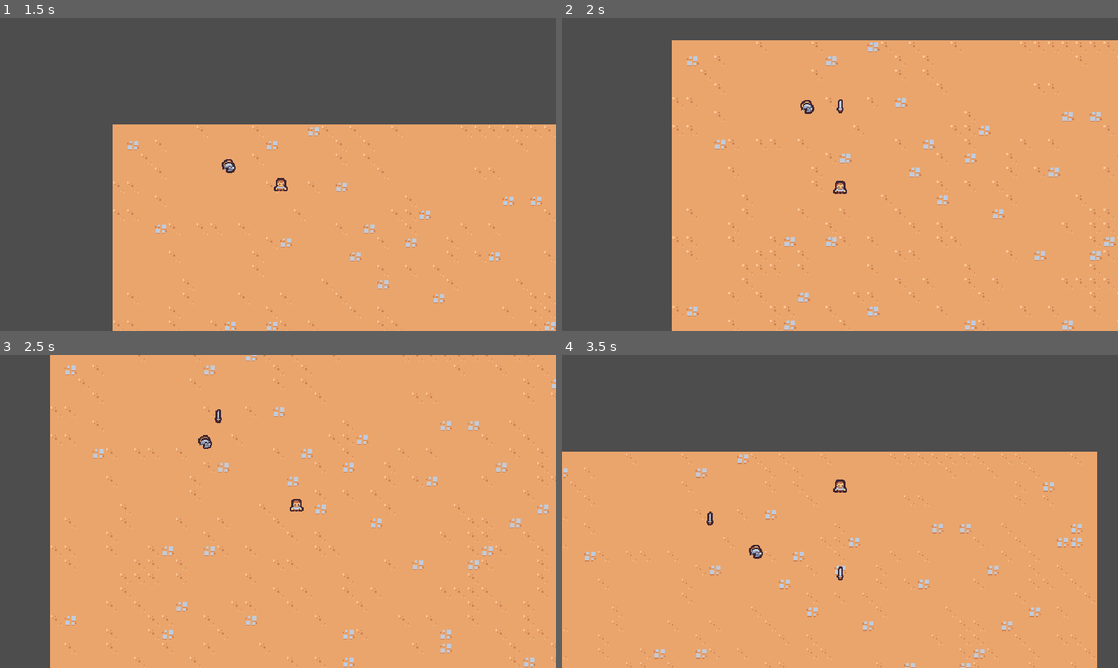
Above: before the commit, frames 1-4 (two rows, left to right).
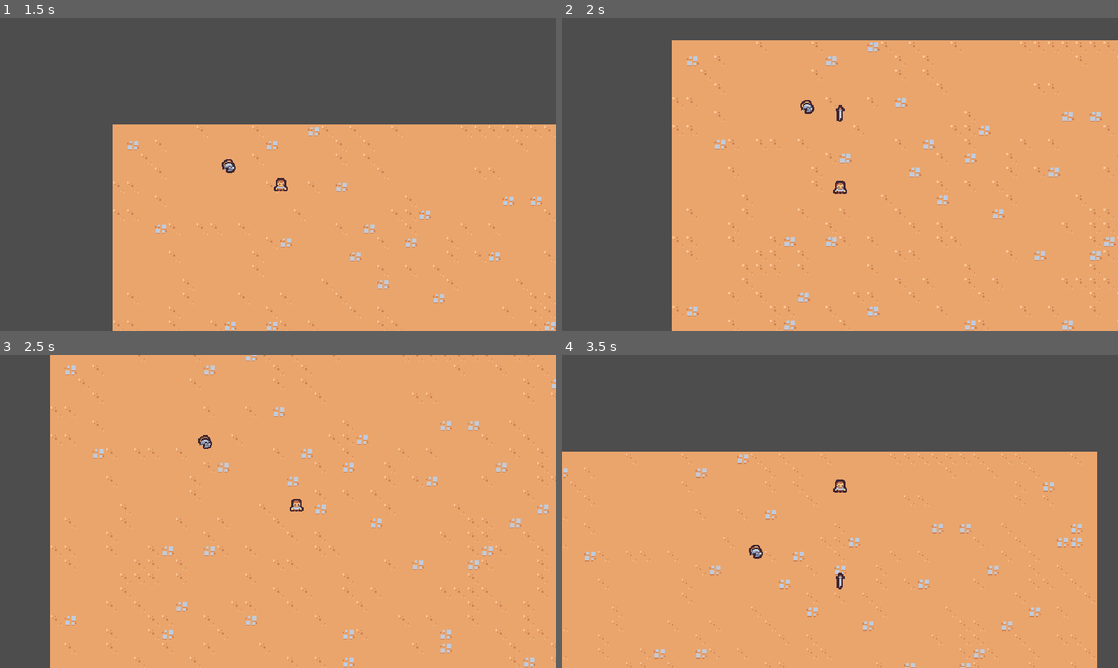
Above: after the commit, the same moments.

Repository: TinyTakinTeller/FirstGodotProject
Game: Godot game, scene res://scenes/main/main.tscn
The game is run twice, just before and just after one commit, with the same random seed, the same clock (stepped at 60 frames per second) and the same inputs.
Inputs:
- Up to frame 1 (1.5 s): hold Right (move_right) 0.53-1.28 s; hold Down (move_down) from 1.28 s (still down)
- Up to frame 2 (2 s): keep holding Down (move_down)
- Up to frame 3 (2.5 s): release Down (move_down) at 2.03 s; hold Right (move_right) from 2.03 s (still down)
- Up to frame 4 (3.5 s): release Right (move_right) at 2.78 s; hold Up (move_up) from 2.78 s (still down)

Frame 1 is identical in both runs. In frame 2, less than 0.1% of the frame differs, in the area x 49-51%, y 26-34%; in frame 3, less than 0.1%; in frame 4, 0.1%, in the area x 26-51%, y 50-75%.

Commit message:
chapter 2.3 | SwordAbility animation

Diff:
--- a/scenes/ability/sword_ability/sword_ability.tscn
+++ b/scenes/ability/sword_ability/sword_ability.tscn
@@ -1,8 +1,90 @@
-[gd_scene load_steps=2 format=3 uid="uid://rd76pobs5q3e"]
+[gd_scene load_steps=5 format=3 uid="uid://rd76pobs5q3e"]
 
 [ext_resource type="Texture2D" uid="uid://dyg87i2ku8ptg" path="res://scenes/ability/sword_ability/tile_0104.png" id="1_06fxa"]
 
+[sub_resource type="Animation" id="Animation_g4exv"]
+resource_name = "swing"
+length = 0.7
+step = 0.05
+tracks/0/type = "value"
+tracks/0/imported = false
+tracks/0/enabled = true
+tracks/0/path = NodePath("Sprite2D:rotation")
+tracks/0/interp = 2
+tracks/0/loop_wrap = true
+tracks/0/keys = {
+"times": PackedFloat32Array(0, 0.2, 0.25, 0.45, 0.7),
+"transitions": PackedFloat32Array(1, 1, 1, 1.68179, 1),
+"update": 0,
+"values": [0.0, -0.174533, 0.0, 3.14159, 0.0]
+}
+tracks/1/type = "value"
+tracks/1/imported = false
+tracks/1/enabled = true
+tracks/1/path = NodePath("Sprite2D:scale")
+tracks/1/interp = 2
+tracks/1/loop_wrap = true
+tracks/1/keys = {
+"times": PackedFloat32Array(0, 0.1, 0.25, 0.4, 0.5, 0.7),
+"transitions": PackedFloat32Array(1, 1, 1, 1, 5.65686, 1),
+"update": 0,
+"values": [Vector2(1, 1), Vector2(1.25, 1.25), Vector2(1, 1), Vector2(2, 2), Vector2(1, 1), Vector2(0, 0)]
+}
+tracks/2/type = "method"
+tracks/2/imported = false
+tracks/2/enabled = true
+tracks/2/path = NodePath(".")
+tracks/2/interp = 1
+tracks/2/loop_wrap = true
+tracks/2/keys = {
+"times": PackedFloat32Array(0.7),
+"transitions": PackedFloat32Array(1),
+"values": [{
+"args": [],
+"method": &"queue_free"
+}]
+}
+
+[sub_resource type="Animation" id="Animation_ldes7"]
+length = 0.001
+tracks/0/type = "value"
+tracks/0/imported = false
+tracks/0/enabled = true
+tracks/0/path = NodePath("Sprite2D:rotation")
+tracks/0/interp = 1
+tracks/0/loop_wrap = true
+tracks/0/keys = {
+"times": PackedFloat32Array(0),
+"transitions": PackedFloat32Array(1),
+"update": 0,
+"values": [-0.00294249]
+}
+tracks/1/type = "value"
+tracks/1/imported = false
+tracks/1/enabled = true
+tracks/1/path = NodePath("Sprite2D:scale")
+tracks/1/interp = 1
+tracks/1/loop_wrap = true
+tracks/1/keys = {
+"times": PackedFloat32Array(0),
+"transitions": PackedFloat32Array(1),
+"update": 0,
+"values": [Vector2(1, 1)]
+}
+
+[sub_resource type="AnimationLibrary" id="AnimationLibrary_bix1x"]
+_data = {
+"RESET": SubResource("Animation_ldes7"),
+"swing": SubResource("Animation_g4exv")
+}
+
 [node name="SwordAbility" type="Node2D"]
+
+[node name="AnimationPlayer" type="AnimationPlayer" parent="."]
+libraries = {
+"": SubResource("AnimationLibrary_bix1x")
+}
+autoplay = "swing"
 
 [node name="Sprite2D" type="Sprite2D" parent="."]
 rotation = -0.00294249
Not shown, changed: readme.md
